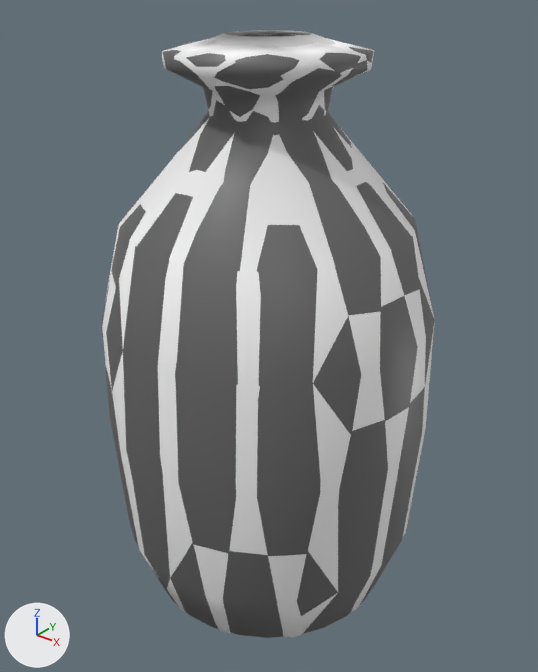
What one commit did to the glTF model public/models/props/m_alabastron.glb.
One viewpoint serves both versions: a 50 mm camera at (0.194, -0.242, 0.285) aimed at (-0.001, 0.001, 0.134). Every picture has the same lights, and +X, +Y and +Z are marked at lower left. The older version comes first.

In view in the first picture: 'lod0__stone', 'lod1__stone'.
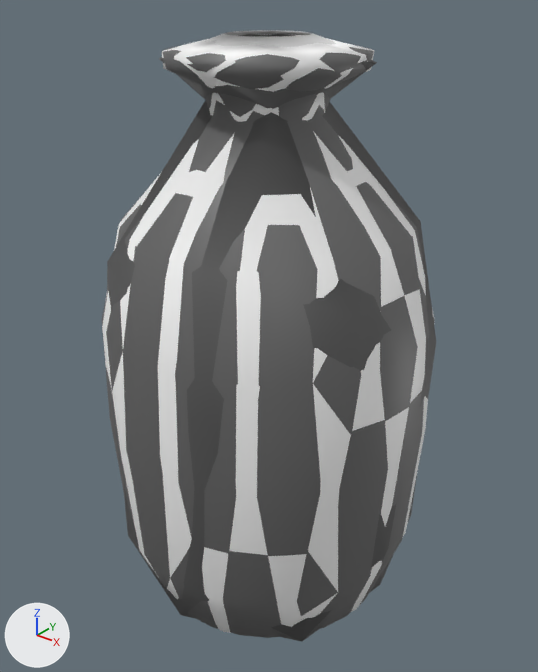
Changed parts and their boxes [x1, y1, x2, y2] in the pictures (538 x 672 px):
'lod2__stone', added
    after: [107, 39, 436, 642]

What changed in the scene script:
```text
Add mat_defaultmaterial_002:
    mat_defaultmaterial_002 = bpy.data.materials.new('DefaultMaterial.002')
    mat_defaultmaterial_002.use_nodes = True; mat_defaultmaterial_002.node_tree.nodes.clear()
    _N = mat_defaultmaterial_002.node_tree.nodes; _L = mat_defaultmaterial_002.node_tree.links
    n0 = _N.new('ShaderNodeOutputMaterial'); n0.name = 'Material Output'
    n1 = _N.new('ShaderNodeBsdfPrincipled'); n1.name = 'Principled BSDF'
    n2 = _N.new('ShaderNodeVertexColor'); n2.name = 'Color Attribute'
    _L.new(n1.outputs[0], n0.inputs[0])  # 'BSDF' to 'Surface'
    _L.new(n2.outputs[0], n1.inputs[0])  # 'Color' to 'Base Color'
Add me_lod2__stone:
    me_lod2__stone.from_pydata(...)  # 69 vertices, 134 faces; spans x -0.076..0.073, y -0.073..0.076, z 0.003..0.26
    me_lod2__stone.materials.append(mat_defaultmaterial_002)
Add ob_lod2__stone:
    ob_lod2__stone = bpy.data.objects.new('lod2__stone', me_lod2__stone)
    ob_lod2__stone.location = (0.0, 0.0, 0.0)
```
